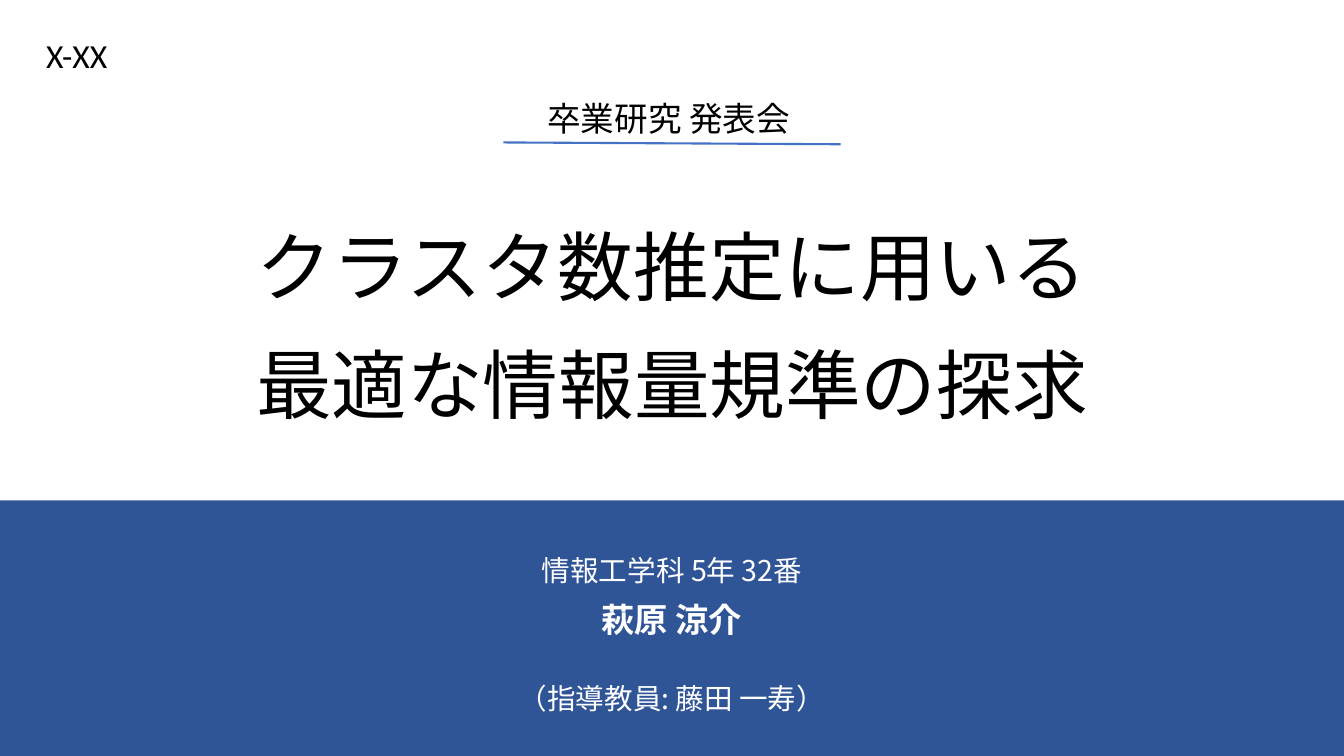
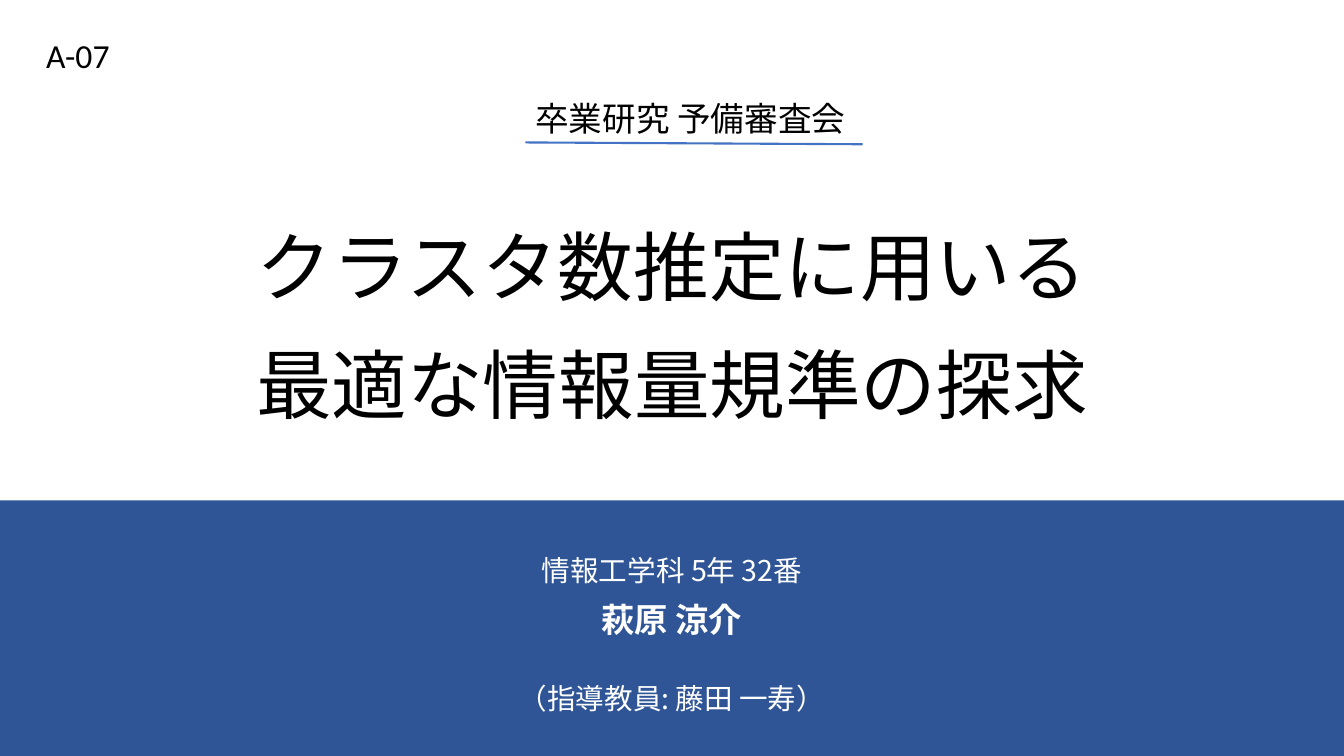
Before and after one commit to raryosu/graduation-research, a slide deck: slide 1 of docs/interim-presen/interim_hagihara.pptx. Drawn at 1344x756 pixels with LibreOffice and Linux fonts; fonts in the diff are those of the drawing. Boxes give left, top, right and bottom in pixels: in the first picture for what was removed or moved away, otherwise in the second. Text is boxed around its words. In the diff, an @@ line names an element or a change of style, - is before the commit and + after.

```diff
--- a/docs/interim-presen/interim_hagihara.pptx
+++ b/docs/interim-presen/interim_hagihara.pptx
@@ text at <box>46,46,109,69</box>: text changed @@
-X-XX
+A-07
@@ text at <box>535,102,845,134</box>: text changed @@
-卒業研究 発表会
+卒業研究 予備審査会
@@ line moved from (503, 142) - (841, 144) to (525, 142) - (863, 144) @@
```
Also in this commit, not shown: 5 other slides changed, 1 slide added, 4 slides removed, 2 other files.
